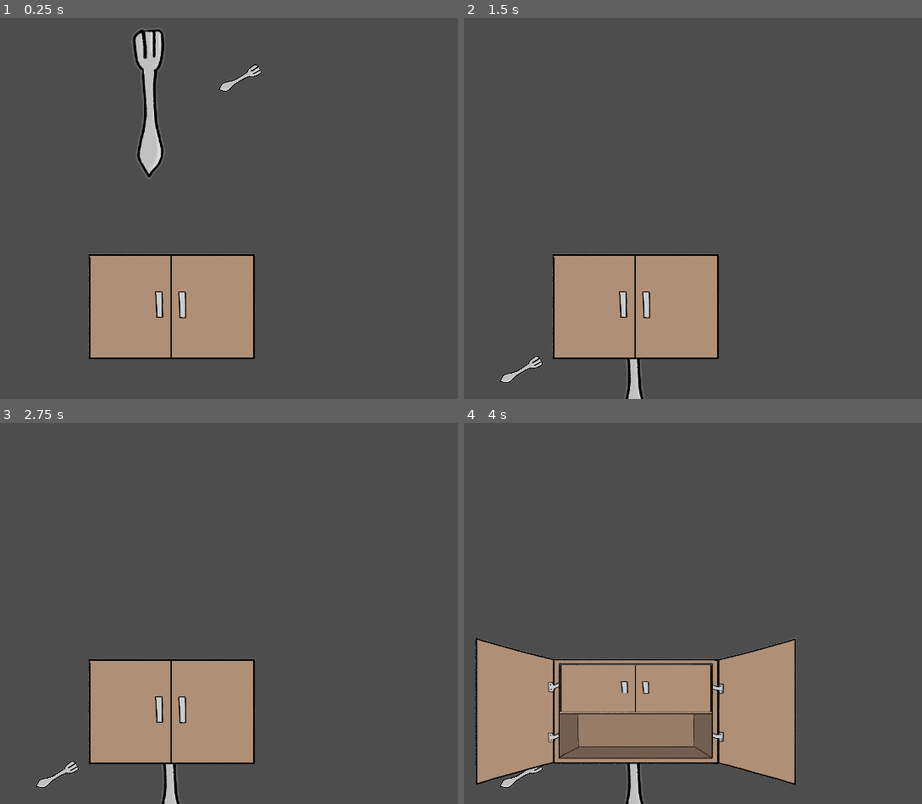
Above: before the commit, frames 1-4 (two rows, left to right).
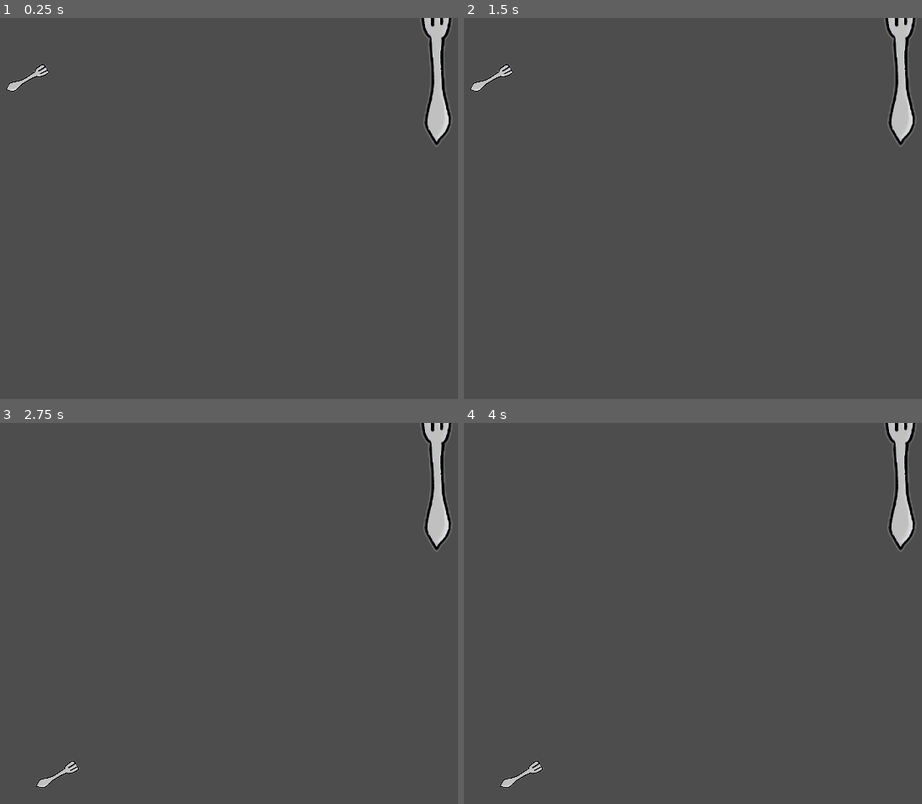
Above: after the commit, the same moments.

Repository: rocketCarlos/WhatsInTheWardrobe
Game: Godot game, scene res://scenes/MockScene/mock_scene.tscn
Same seed, same stepped clock (60 frames per second), same inputs: the game is played once before the commit and once after it. The project has no main scene, so this scene is started directly.
Inputs (mouse positions are in pixels of both pictures, inside the frame that each line leads up to):
- Up to frame 1 (0.25 s): no input
- Up to frame 2 (1.5 s): tap Enter at 0.5 s; move the mouse to (702, 78) at 0.52 s; click (702, 78) at 0.6 s; tap Space at 1.25 s; move the mouse to (615, 105) at 1.27 s; click (615, 105) at 1.35 s
- Up to frame 3 (2.75 s): tap Enter at 2 s; move the mouse to (27, 483) at 2.02 s; click (27, 483) at 2.1 s
- Up to frame 4 (4 s): tap Space at 2.75 s; move the mouse to (711, 689) at 2.77 s; click (711, 689) at 2.85 s; tap Enter at 3.5 s; move the mouse to (outside the picture) at 3.52 s; click (outside the picture) at 3.6 s

The runs differ from the first frame. In frame 1, 13% of the frame differs, in the area x 1-99%, y 0-90%; in frame 2, 12%; in frame 3, 12%; in frame 4, 22%, in the area x 2-99%, y 0-100%.

Commit message:
Items are associated with slots

Diff:
--- a/autoloads/ItemManager/item_manager.gd
+++ b/autoloads/ItemManager/item_manager.gd
@@ -71,8 +71,8 @@
 # called by slots when they're clicked while an item is selected
 # selected item ends up going from the inventory to the slot
 func request_item(slot: Node) -> void:
+	_inventory.retrieve_item(selected_item.inventory_index)
 	selected_item.go_to_slot(slot)
-	_inventory.retrieve_item(selected_item.inventory_index)
 	selected_item = null
 
 #endregion
--- a/scenes/GenericItem/generic_item.gd
+++ b/scenes/GenericItem/generic_item.gd
@@ -19,9 +19,23 @@
 var in_inventory : bool
 # the index used by the item in the inventory
 var inventory_index: int
-var current_slot : Node
+
+# when current_slot is set:
+# - item's position will match slot's position
+# - item's room will match slot's room
+# - item is reparented
+# NOTE: only if new slot is not null
+var current_slot : Node:
+	set(slot):
+		current_slot = slot
+		if slot: # if slot is not null
+			global_position = slot.global_position
+			room = slot.room
+			ItemManager.reparent_item(self)
+
+
 @export var original_slot : Node
-@export var room: ItemManager.ROOMS = ItemManager.ROOMS.NONE
+var room: ItemManager.ROOMS = ItemManager.ROOMS.NONE
 #endregion
 
 #region ready, process and restart
@@ -29,14 +43,13 @@
 func restart() -> void:
 	mouse_in_collider = false
 	in_inventory = false
-
+	inventory_index = -1
 	current_slot = original_slot
 
 # Called when the node enters the scene tree for the first time.
 func _ready() -> void:
 	restart()
 	_init_textures()
-	ItemManager.reparent_item(self)
 
 # Called every frame. 'delta' is the elapsed time since the previous frame.
 func _process(delta: float) -> void:
@@ -46,16 +59,17 @@
 			# IF THERE IS A SELECTED ITEM, A NEW ITEM CAN'T GO INTO THE INVENTORY
 			if ItemManager.selected_item == null:
 				var response = ItemManager.to_inventory(self)
-
 				if response.status == ItemManager.INVENTORY_STATUS.ACCEPTED: # there's room
 					in_inventory = true
 					global_position = response.position
 					inventory_index = response.idx
 					if current_slot:
 						current_slot.retrieve_item()
+						current_slot = null
 			else: # if interacting with an item while having a selected item, unselect that item
 				ItemManager.selected_item.highlight.hide()
 				ItemManager.selected_item = null
+
 		else: # already in inventory, manage selections
 			if ItemManager.selected_item == self: # item is already selected, unselect
 				ItemManager.selected_item = null
@@ -85,8 +99,8 @@
 # function called when the object is required to go to a slot
 func go_to_slot(slot: Node) -> void:
 	in_inventory = false
+	inventory_index = -1
 	current_slot = slot
-	global_position = slot.global_position
 
 # called by the inventory when it is rearranged
 func update_inventory(pos: Vector2, idx: int) -> void:
--- a/scenes/Inventory/inventory.gd
+++ b/scenes/Inventory/inventory.gd
@@ -71,6 +71,7 @@
 	else: # there is no room for the item
 		return { "status": ItemManager.INVENTORY_STATUS.REJECTED, "position": null }
 
+# called by the item manager when an item goes from the inventory to a slot
 func retrieve_item(idx: int) -> void:
 	inventory_items[idx] = null
 
--- a/scenes/MockScene/mock_scene.tscn
+++ b/scenes/MockScene/mock_scene.tscn
@@ -10,18 +10,28 @@
 
 [node name="Slot" parent="." instance=ExtResource("2_834jm")]
 position = Vector2(141, 104)
+room = 0
 
-[node name="GenericItem" parent="." instance=ExtResource("1_oymsc")]
-position = Vector2(503, 104)
+[node name="GenericItem" parent="Slot" node_paths=PackedStringArray("original_slot") instance=ExtResource("1_oymsc")]
+position = Vector2(362, -6.10352e-05)
 rotation = 1.08734
 scale = Vector2(0.373016, 0.315094)
-room = 1
+original_slot = NodePath("..")
 
-[node name="GenericItem2" parent="." instance=ExtResource("1_oymsc")]
-position = Vector2(350, 147)
-room = 0
+[node name="Slot2" parent="." instance=ExtResource("2_834jm")]
+position = Vector2(839, 92)
+room = 2
+
+[node name="GenericItem2" parent="Slot2" node_paths=PackedStringArray("original_slot") instance=ExtResource("1_oymsc")]
+position = Vector2(-489, 55)
+original_slot = NodePath("..")
+
+[node name="Slot3" parent="." instance=ExtResource("2_834jm")]
+position = Vector2(852, 207)
+room = 4
 
 [node name="GenericContainer" parent="." node_paths=PackedStringArray("children") instance=ExtResource("3_psku0")]
+visible = false
 position = Vector2(389.171, 491.019)
 scale = Vector2(0.77414, 0.671498)
 texture = ExtResource("4_r4q3r")
--- a/scenes/Slot/slot.gd
+++ b/scenes/Slot/slot.gd
@@ -19,6 +19,8 @@
 var mouse_in_collider : bool
 # reference to the node that this slot contains
 var item: Node
+
+@export var room: ItemManager.ROOMS = ItemManager.ROOMS.NONE
 #endregion
 
 
